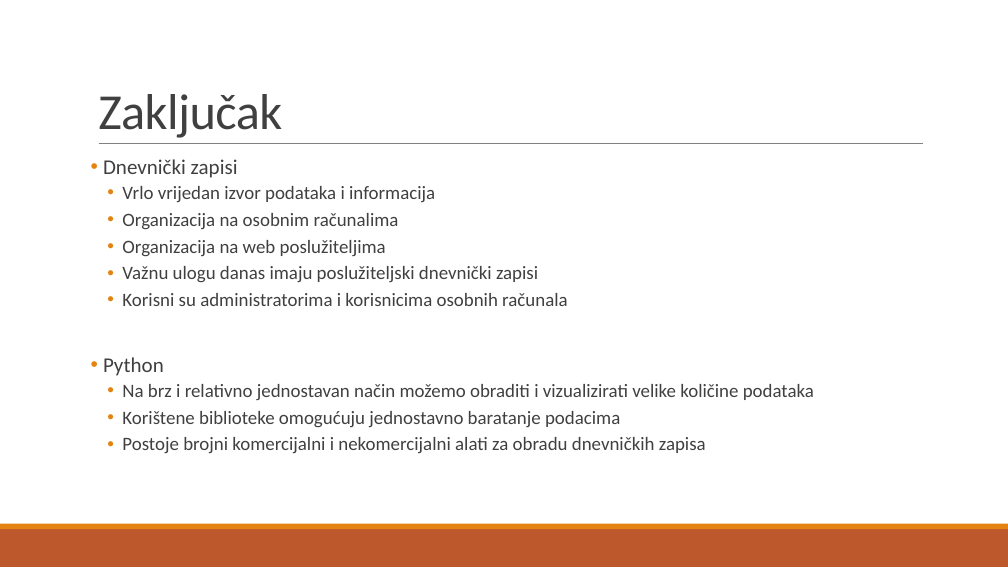
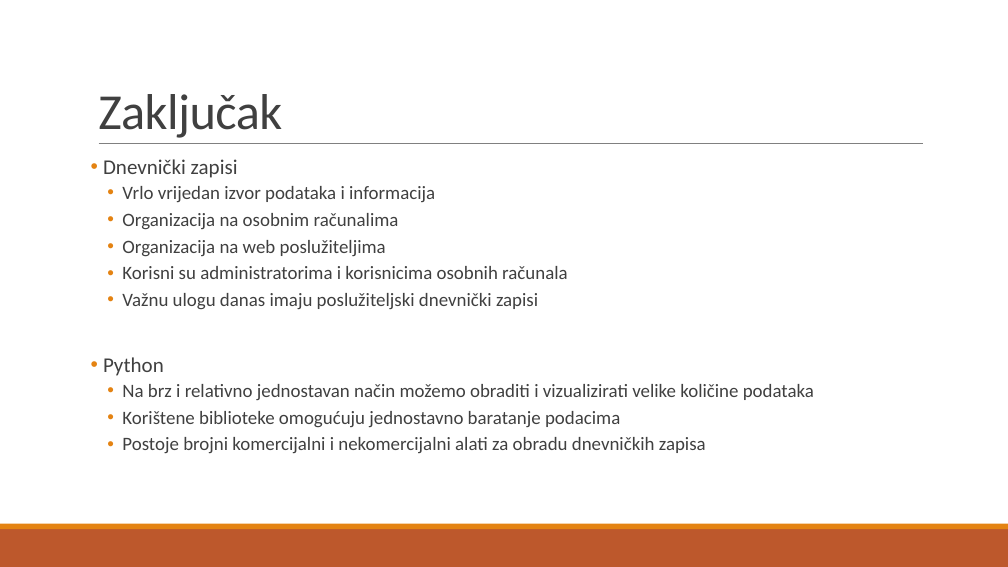
Before and after one commit to vhrvoje2/Zavrsni-rad, a slide deck: slide 18 of Prezentacija.pptx. Drawn at 1008x567 pixels with LibreOffice and Linux fonts; fonts in the diff are those of the drawing. Boxes give left, top, right and bottom in pixels: in the first picture for what was removed or moved away, otherwise in the second. Text is boxed around its words. In the diff, an @@ line names an element or a change of style, - is before the commit and + after.

```diff
--- a/Prezentacija.pptx
+++ b/Prezentacija.pptx
@@ text at (122,266,568,279): paragraph added @@
+  • Korisni su administratorima i korisnicima osobnih računala
@@ text at (122,293,568,306): paragraph removed @@
-  • Korisni su administratorima i korisnicima osobnih računala
```
Also in this commit, not shown: 2 other slides changed.
